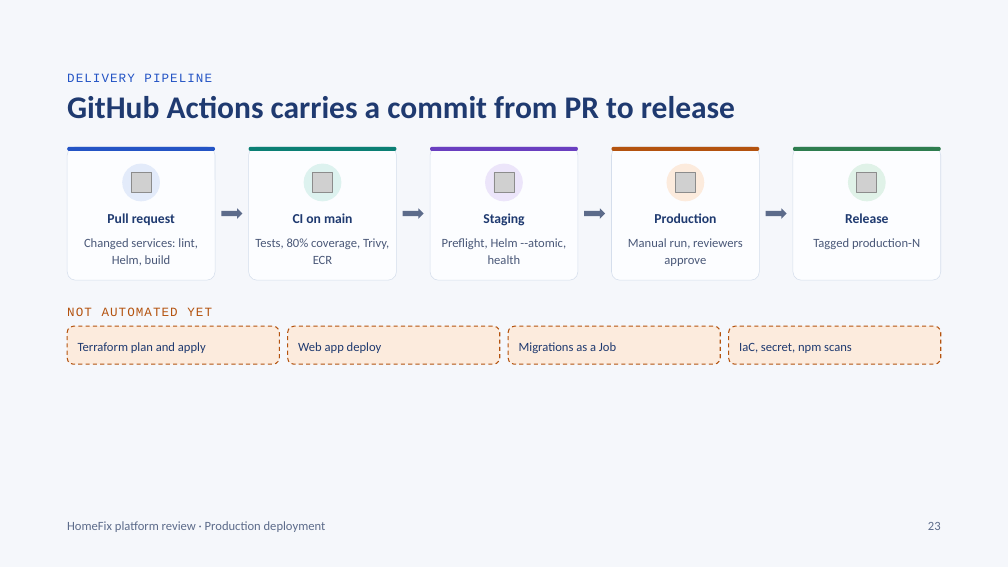
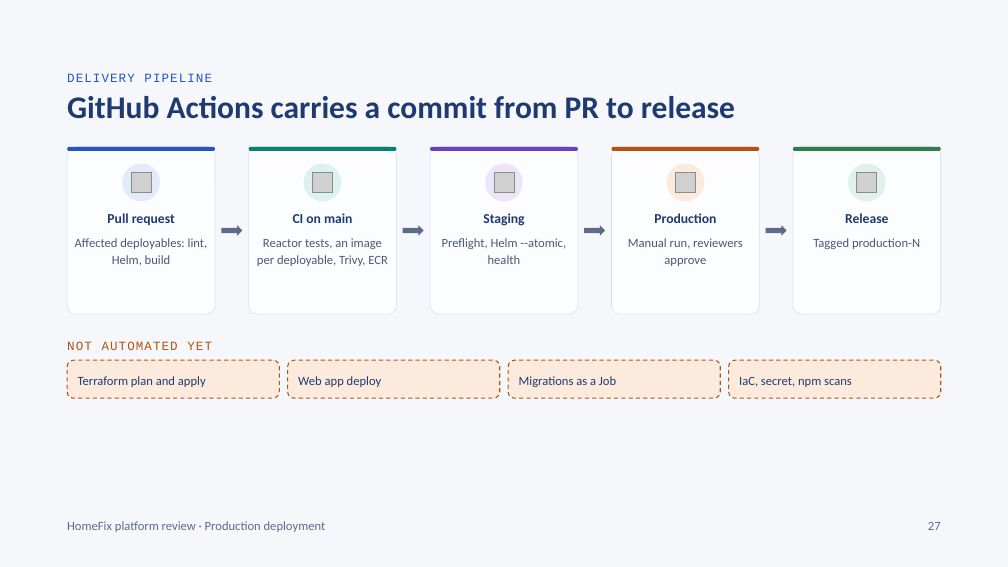
Before and after one commit to KripaGIT009/home-fix, a slide deck: slide 27 of docs/HomeFix_Design_Deck.pptx (slide 23 before the commit). Drawn at 1008x567 pixels with LibreOffice and Linux fonts; fonts in the diff are those of the drawing; grey boxes stand for pictures. Boxes give left, top, right and bottom in pixels: in the first picture for what was removed or moved away, otherwise in the second. Text is boxed around its words. In the diff, an @@ line names an element or a change of style, - is before the commit and + after.

```diff
--- a/docs/HomeFix_Design_Deck.pptx
+++ b/docs/HomeFix_Design_Deck.pptx
@@ rounded rectangle: place and size @@
-rounded rectangle at bbox=[67, 147, 216, 281]
+rounded rectangle at bbox=[67, 147, 216, 314]
@@ rounded rectangle: place and size @@
-rounded rectangle at bbox=[249, 147, 397, 281]
+rounded rectangle at bbox=[249, 147, 397, 314]
@@ rounded rectangle: place and size @@
-rounded rectangle at bbox=[430, 147, 578, 281]
+rounded rectangle at bbox=[430, 147, 578, 314]
@@ rounded rectangle: place and size @@
-rounded rectangle at bbox=[612, 147, 760, 281]
+rounded rectangle at bbox=[612, 147, 760, 314]
@@ proportions changed in 5 elements at bbox=[67, 147, 216, 314], bbox=[249, 147, 397, 314], bbox=[430, 147, 578, 314], bbox=[612, 147, 760, 314], bbox=[793, 147, 941, 314] @@
@@ rounded rectangle: place and size @@
-rounded rectangle at bbox=[793, 147, 941, 281]
+rounded rectangle at bbox=[793, 147, 941, 314]
@@ text at bbox=[75, 238, 208, 265]: text changed @@
-Changed services: lint, Helm, build
+Affected deployables: lint, Helm, build
@@ text at bbox=[257, 238, 388, 266]: text changed @@
-Tests, 80% coverage, Trivy, ECR
+Reactor tests, an image per deployable, Trivy, ECR
@@ 4 right arrows: place and size @@
-4 right arrows at bbox=[222, 208, 787, 219]
+4 right arrows at bbox=[222, 225, 787, 236]
@@ 5 texts, 4 rounded rectangles: place and size @@
-5 texts, 4 rounded rectangles at bbox=[67, 307, 941, 364]
+5 texts, 4 rounded rectangles at bbox=[67, 341, 941, 398]
@@ text at bbox=[928, 522, 941, 530]: text changed @@
-23
+27
```
Also in this commit, not shown: 26 other slides changed, 7 slides added, 2 slides removed, 8 other files.
